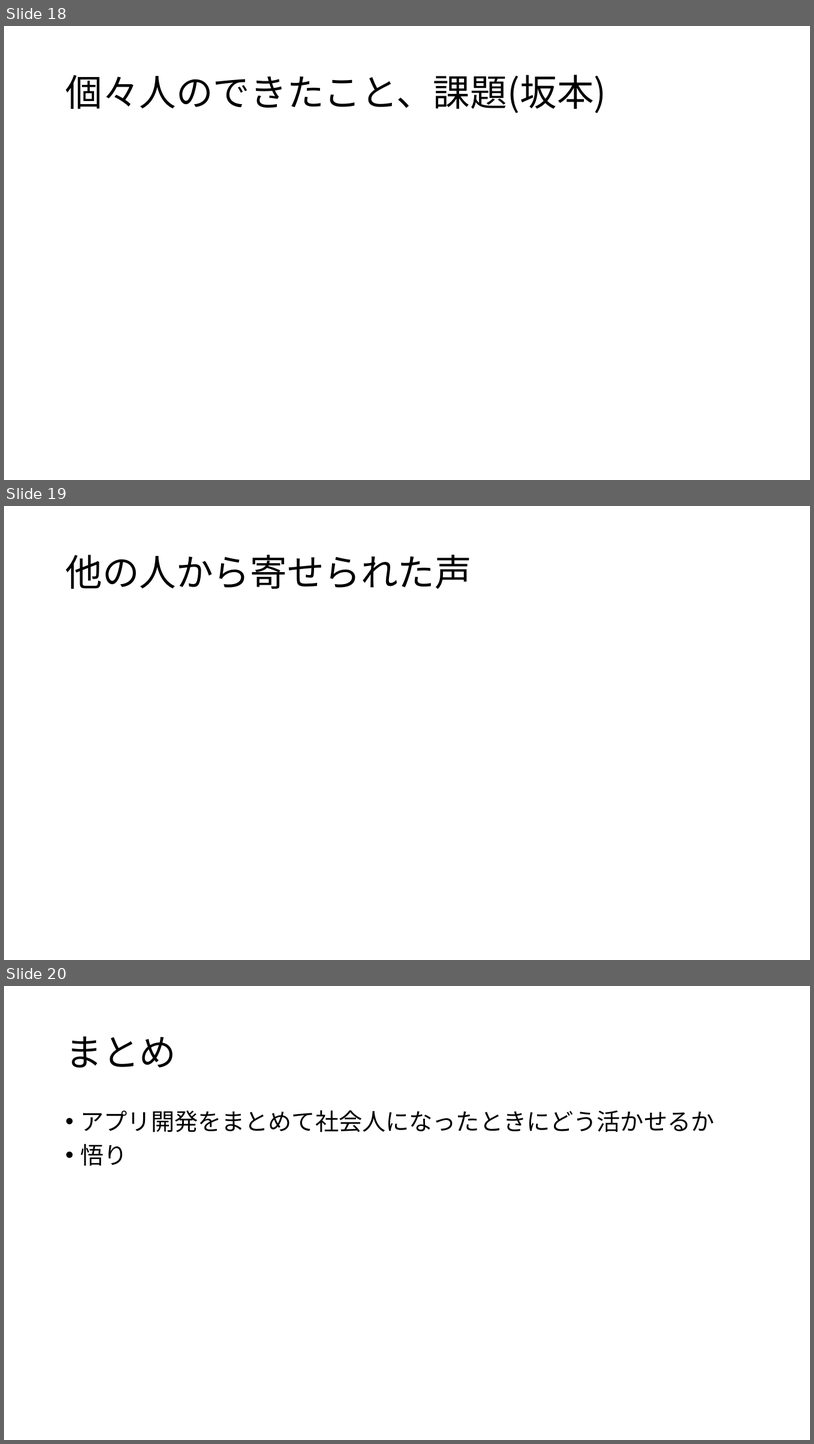
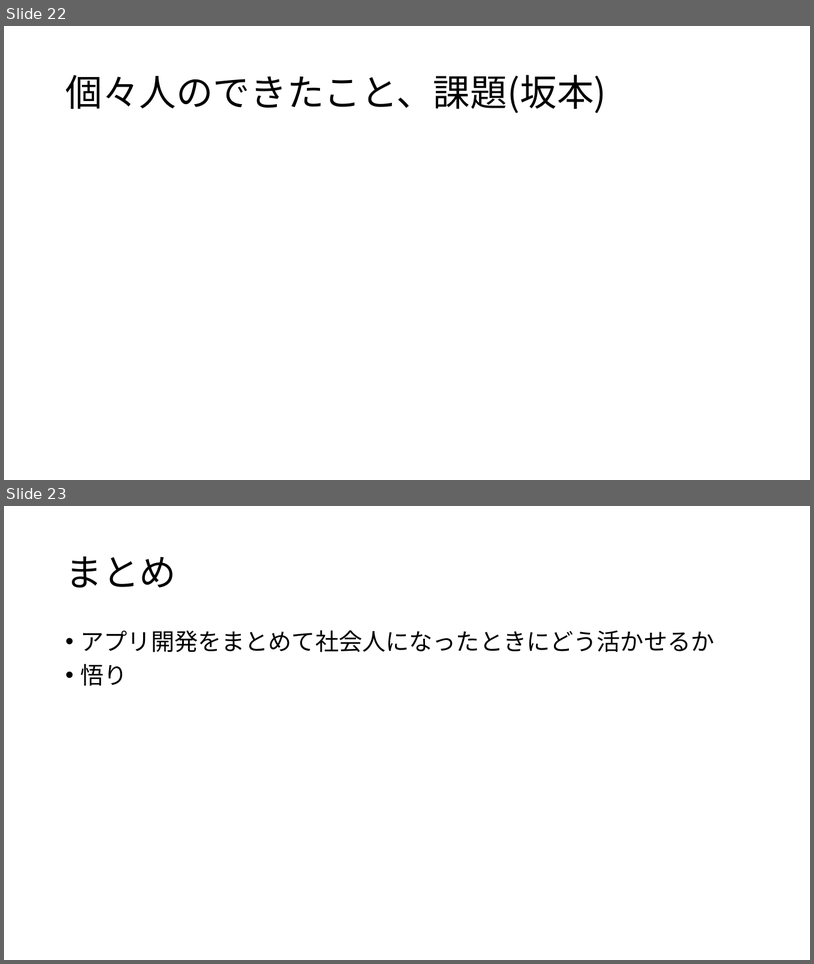
Before and after one commit to plusdojo2024/A4, a slide deck: doc/発表資料/発表資料.pptx. Shown one above the other, each under a label of ours: slides 18, 19 and 20 before the commit, slides 22 and 23 after it. The pictures are 814x1444 and 814x964 pixels, drawn with LibreOffice and Linux fonts; fonts in the diff are those of the drawing. Boxes give left, top, right and bottom in pixels: in the first picture for what was removed or moved away, otherwise in the second. Text is boxed around its words. In the diff, an @@ line names an element or a change of style, - is before the commit and + after.

```diff
--- a/doc/発表資料/発表資料.pptx
+++ b/doc/発表資料/発表資料.pptx
@@ slide 19 removed at <box>4,506,810,960</box>, background #FFFFFF @@
@@ title removed at <box>65,555,472,589</box> @@
-他の人から寄せられた声
@@ what was slide 18 is now slide 22 @@
@@ what was slide 20 is now slide 23 @@
```
Also in this commit, not shown: 5 slides changed, 8 slides added, 4 other slides removed, 1 other file.
